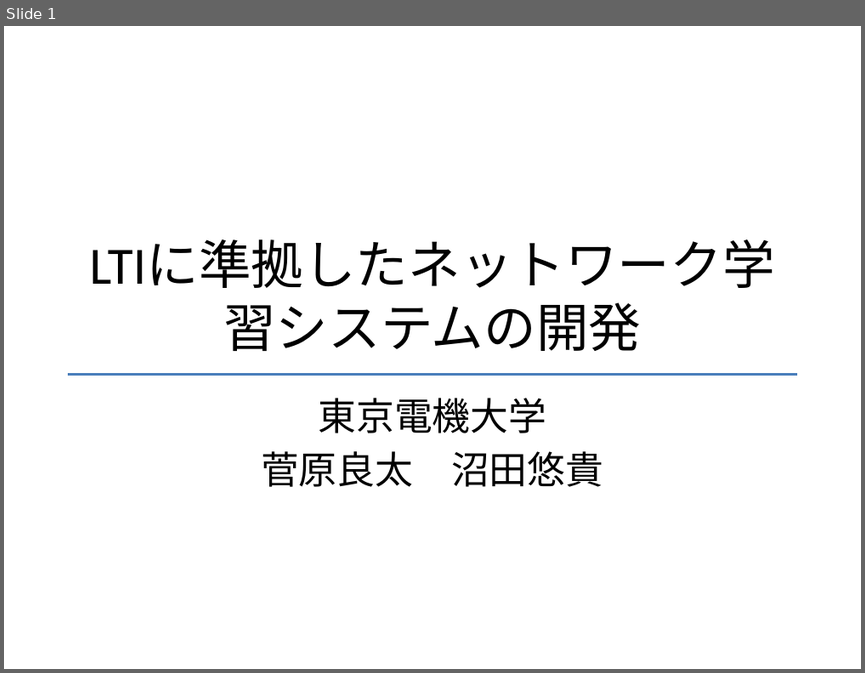
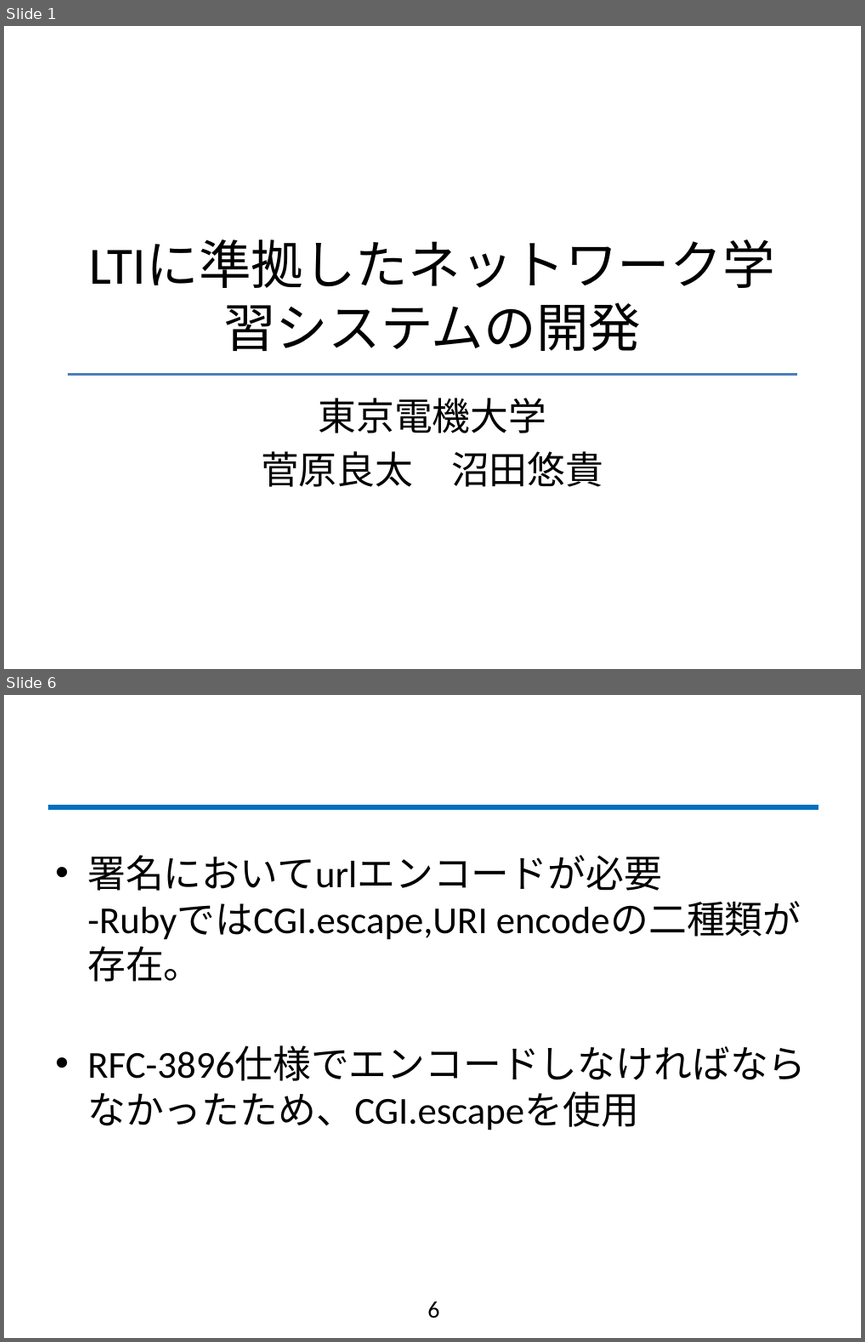
Before and after one commit to fujiLabo/fuji_simu, a slide deck: テンプレ.pptx. Shown one above the other, each under a label of ours: slide 1 before the commit, slides 1 and 6 after it; the slides between them are not shown. The pictures are 865x673 and 865x1342 pixels, drawn with LibreOffice and Linux fonts; fonts in the diff are those of the drawing; background and template pictures are left out. Boxes give left, top, right and bottom in pixels: in the first picture for what was removed or moved away, otherwise in the second. Text is boxed around its words. In the diff, an @@ line names an element or a change of style, - is before the commit and + after.

```diff
--- a/テンプレ.pptx
+++ b/テンプレ.pptx
@@ slide 6 added at [4,695,861,1338], background #FFFFFF @@
@@ line added from (47, 807) to (818, 807), #0070C0 4 pt @@
@@ text added at [87,855,806,1130], 32 pt, text #000000 @@
+• 署名においてurlエンコードが必要
+  -RubyではCGI.escape,URI encodeの二種類が存在。
+• RFC-3896仕様でエンコードしなければならなかったため、CGI.escapeを使用
@@ page number added at [427,1301,439,1318], 20 pt, text #000000 @@
+6
```
Also in this commit, not shown: 6 other slides added, 1 other file.
